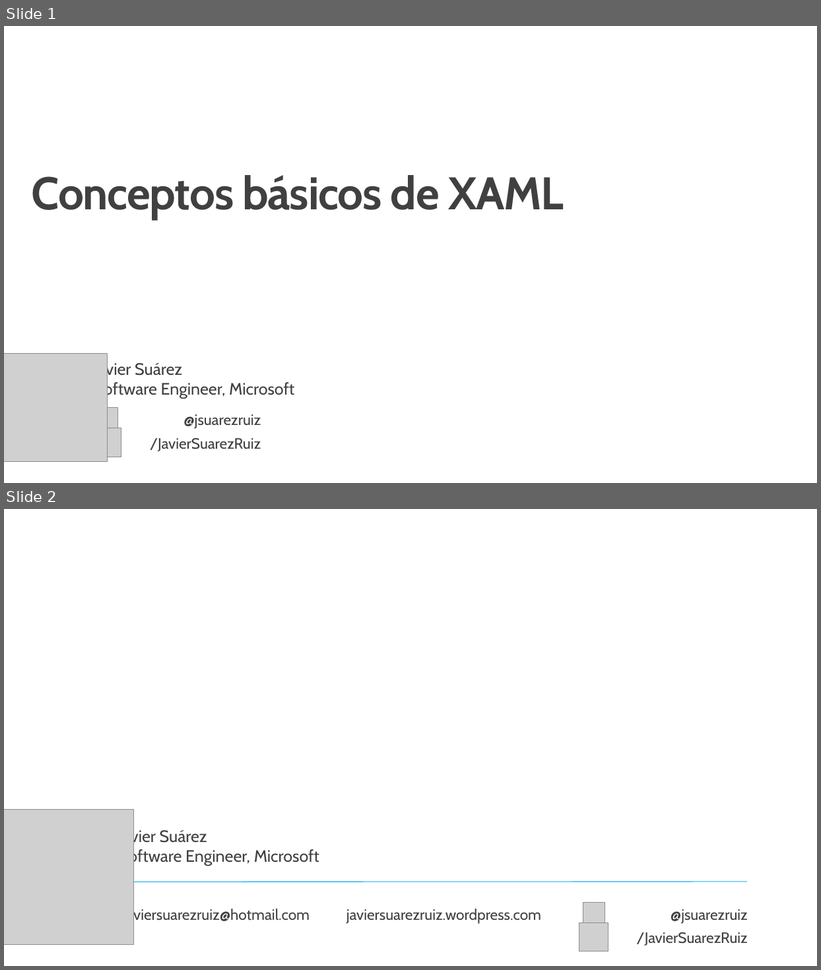
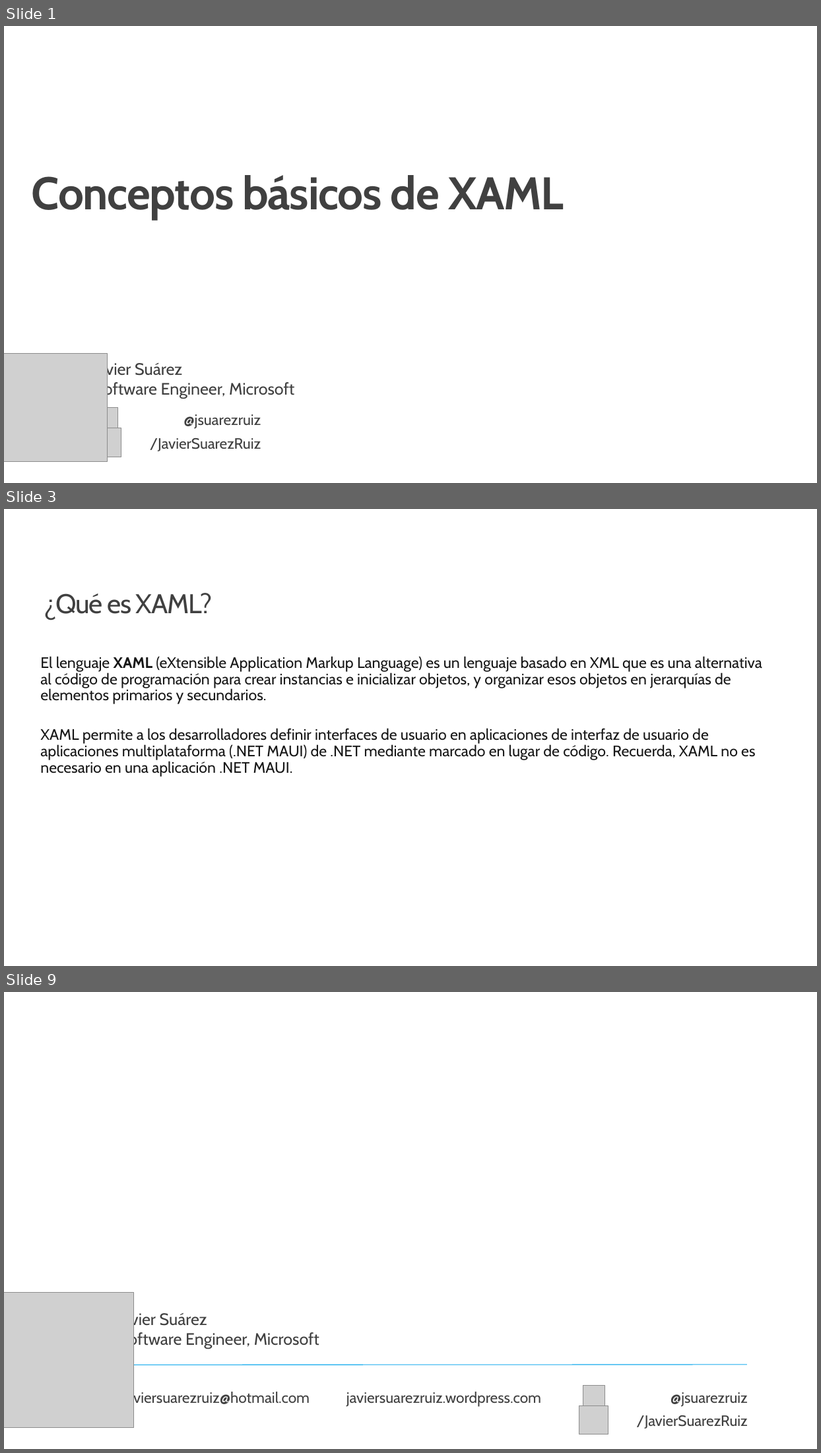
Before and after one commit to jsuarezruiz/taller-dotnet-maui, a slide deck: Bloque 4 - Creación de la UI/Taller15 - XAML.pptx. Shown one above the other, each under a label of ours: slides 1 and 2 before the commit, slides 1, 3 and 9 after it; the slides between them are not shown. The pictures are 821x970 and 821x1453 pixels, drawn with LibreOffice and Linux fonts; fonts in the diff are those of the drawing; grey boxes stand for pictures; background and template pictures are left out. Boxes give left, top, right and bottom in pixels: in the first picture for what was removed or moved away, otherwise in the second. Text is boxed around its words. In the diff, an @@ line names an element or a change of style, - is before the commit and + after.

```diff
--- a/Bloque 4 - Creación de la UI/Taller15 - XAML.pptx
+++ b/Bloque 4 - Creación de la UI/Taller15 - XAML.pptx
@@ slide 3 added at (x1=4, y1=509, x2=817, y2=966), background #FFFFFF @@
@@ title added at (x1=44, y1=593, x2=213, y2=620), 32 pt, text #404040 @@
+¿Qué es XAML?
@@ text added at (x1=40, y1=656, x2=762, y2=777), 18 pt, text #171717 @@
+El lenguaje XAML (eXtensible Application Markup Language) es un lenguaje basado en XML que es una alternativa al código de programación para crear instancias e inicializar objetos, y organizar esos objetos en jerarquías de elementos primarios y secundarios.
+XAML permite a los desarrolladores definir interfaces de usuario en aplicaciones de interfaz de usuario de aplicaciones multiplataforma (.NET MAUI) de .NET mediante marcado en lugar de código. Recuerda, XAML no es necesario en una aplicación .NET MAUI.
@@ what was slide 2 is now slide 9 @@
```
Also in this commit, not shown: 6 other slides added.
